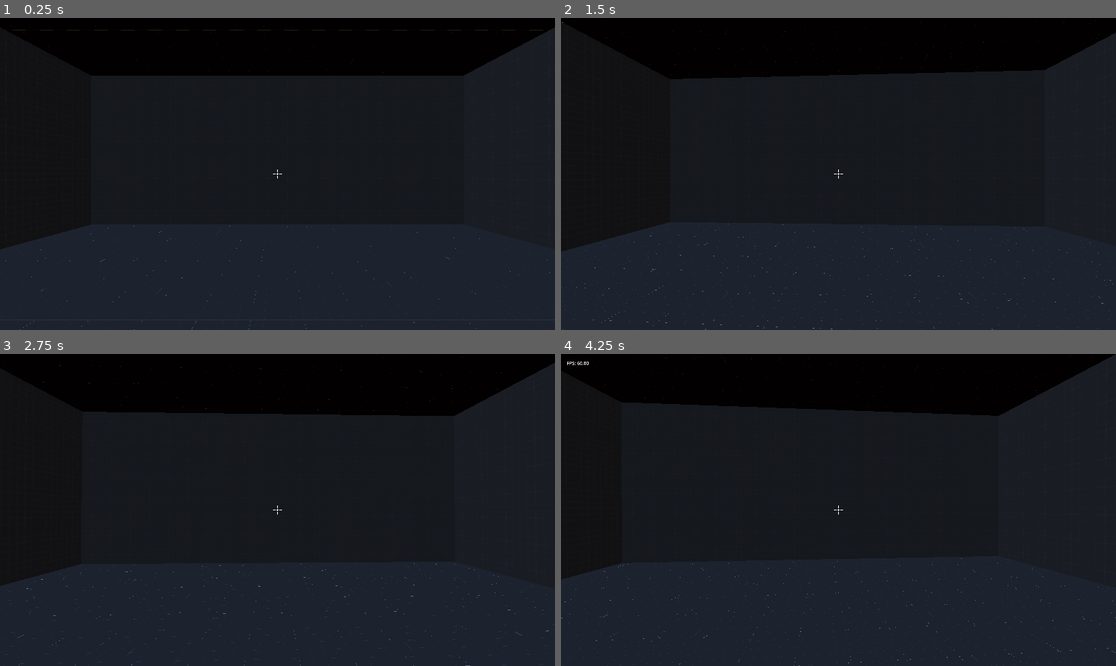
Above: before the commit, frames 1-4 (two rows, left to right).
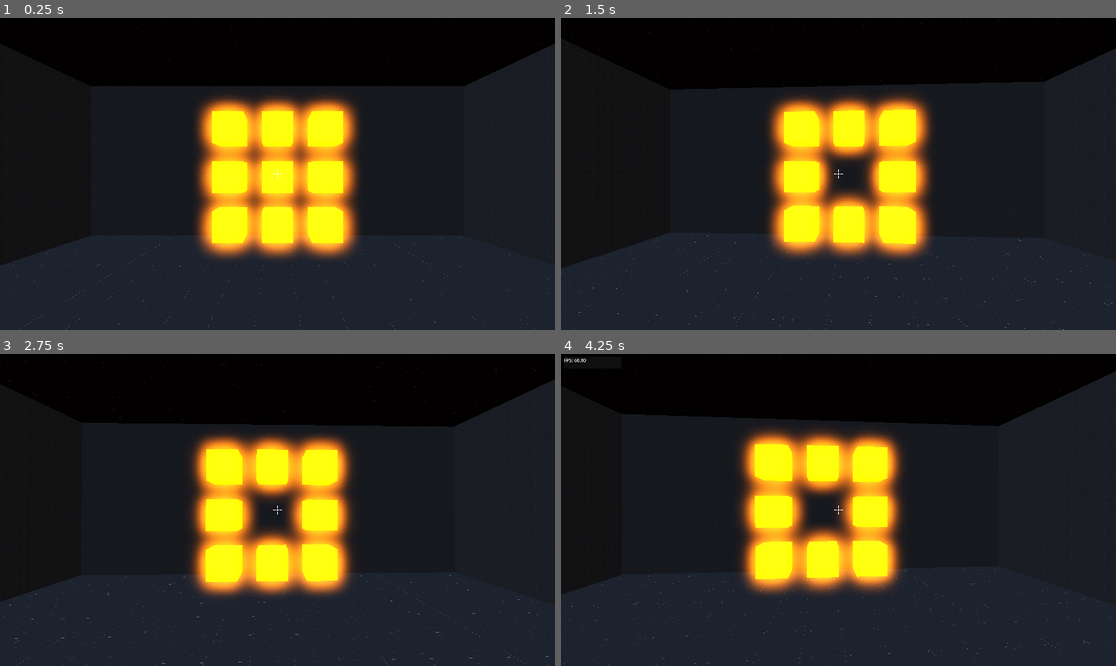
Above: after the commit, the same moments.

Repository: DETT28/Aim-Trainer
Game: Godot game, scene res://Scenes/level.tscn
The game is run twice, just before and just after one commit, with the same random seed, the same clock (stepped at 60 frames per second) and the same inputs.
Inputs (mouse positions are in pixels of both pictures, inside the frame that each line leads up to):
- Up to frame 1 (0.25 s): no input
- Up to frame 2 (1.5 s): tap Enter at 0.5 s; move the mouse to (866, 174) at 0.52 s; click (866, 174) at 0.6 s; tap Space at 1.25 s; move the mouse to (810, 174) at 1.27 s; click (810, 174) at 1.35 s
- Up to frame 3 (2.75 s): tap Enter at 2 s; move the mouse to (288, 503) at 2.02 s; click (288, 503) at 2.1 s
- Up to frame 4 (4.25 s): tap Space at 2.75 s; move the mouse to (832, 516) at 2.77 s; click (832, 516) at 2.85 s; tap Enter at 3.5 s; move the mouse to (877, 513) at 3.52 s; click (877, 513) at 3.6 s; tap 1 (debug) at 4.15 s

The runs differ from the first frame. In frame 1, 19% of the frame differs, in the area x 0-100%, y 0-100%; in frame 2, 18%; in frame 3, 18%; in frame 4, 18%.

Commit message:
Add files via upload

Diff:
--- /dev/null
+++ b/Scenes/block.tscn
@@ -0,0 +1,42 @@
+[gd_scene load_steps=8 format=3 uid="uid://83pmg135cse6"]
+
+[ext_resource type="Script" uid="uid://bj7pioqbk0c7w" path="res://Scripts/block.gd" id="1_ejx3s"]
+
+[sub_resource type="ProceduralSkyMaterial" id="ProceduralSkyMaterial_ejx3s"]
+sky_horizon_color = Color(0.662243, 0.671743, 0.686743, 1)
+ground_horizon_color = Color(0.662243, 0.671743, 0.686743, 1)
+
+[sub_resource type="Sky" id="Sky_8o1l4"]
+sky_material = SubResource("ProceduralSkyMaterial_ejx3s")
+
+[sub_resource type="Environment" id="Environment_c2iur"]
+background_mode = 2
+sky = SubResource("Sky_8o1l4")
+tonemap_mode = 2
+glow_enabled = true
+glow_normalized = true
+
+[sub_resource type="BoxShape3D" id="BoxShape3D_ejx3s"]
+
+[sub_resource type="BoxMesh" id="BoxMesh_8o1l4"]
+size = Vector3(0.5, 0.5, 0.5)
+
+[sub_resource type="StandardMaterial3D" id="StandardMaterial3D_ejx3s"]
+albedo_color = Color(0.704072, 0.310296, 0, 1)
+emission_enabled = true
+emission = Color(0.664289, 0.289209, 2.88785e-07, 1)
+emission_energy_multiplier = 5.38
+
+[node name="Block" type="CharacterBody3D" groups=["Enemy"]]
+script = ExtResource("1_ejx3s")
+
+[node name="WorldEnvironment" type="WorldEnvironment" parent="."]
+environment = SubResource("Environment_c2iur")
+
+[node name="CollisionShape3D" type="CollisionShape3D" parent="."]
+transform = Transform3D(0.5, 0, 0, 0, 0.5, 0, 0, 0, 0.5, 0, 0, 0)
+shape = SubResource("BoxShape3D_ejx3s")
+
+[node name="MeshInstance3D" type="MeshInstance3D" parent="."]
+mesh = SubResource("BoxMesh_8o1l4")
+surface_material_override/0 = SubResource("StandardMaterial3D_ejx3s")
--- /dev/null
+++ b/Scenes/block_grid.tscn
@@ -0,0 +1,31 @@
+[gd_scene load_steps=2 format=3 uid="uid://d35cwgdnqwrw5"]
+
+[ext_resource type="PackedScene" uid="uid://83pmg135cse6" path="res://Scenes/block.tscn" id="1_y8up4"]
+
+[node name="block_grid" type="Node3D"]
+
+[node name="Block" parent="." instance=ExtResource("1_y8up4")]
+
+[node name="Block2" parent="." instance=ExtResource("1_y8up4")]
+transform = Transform3D(1, 0, 0, 0, 1, 0, 0, 0, 1, 0.8, 0, 0)
+
+[node name="Block3" parent="." instance=ExtResource("1_y8up4")]
+transform = Transform3D(1, 0, 0, 0, 1, 0, 0, 0, 1, -0.8, 0, 0)
+
+[node name="Block4" parent="." instance=ExtResource("1_y8up4")]
+transform = Transform3D(1, 0, 0, 0, 1, 0, 0, 0, 1, 0, 0.8, 0)
+
+[node name="Block5" parent="." instance=ExtResource("1_y8up4")]
+transform = Transform3D(1, 0, 0, 0, 1, 0, 0, 0, 1, 0, -0.8, 0)
+
+[node name="Block6" parent="." instance=ExtResource("1_y8up4")]
+transform = Transform3D(1, 0, 0, 0, 1, 0, 0, 0, 1, 0.8, 0.8, 0)
+
+[node name="Block7" parent="." instance=ExtResource("1_y8up4")]
+transform = Transform3D(1, 0, 0, 0, 1, 0, 0, 0, 1, -0.8, 0.8, 0)
+
+[node name="Block8" parent="." instance=ExtResource("1_y8up4")]
+transform = Transform3D(1, 0, 0, 0, 1, 0, 0, 0, 1, 0.8, -0.8, 0)
+
+[node name="Block9" parent="." instance=ExtResource("1_y8up4")]
+transform = Transform3D(1, 0, 0, 0, 1, 0, 0, 0, 1, -0.8, -0.8, 0)
--- a/Scenes/level.tscn
+++ b/Scenes/level.tscn
@@ -1,7 +1,8 @@
-[gd_scene load_steps=10 format=3 uid="uid://dwqafnw6gfo42"]
+[gd_scene load_steps=11 format=3 uid="uid://dwqafnw6gfo42"]
 
 [ext_resource type="Texture2D" uid="uid://blff5kok1bpxt" path="res://Assets/Surface Textures/Dark/texture_02.png" id="1_2aeho"]
 [ext_resource type="PackedScene" uid="uid://ct0c01lqr7s8g" path="res://Scenes/player.tscn" id="2_83dl5"]
+[ext_resource type="PackedScene" uid="uid://d35cwgdnqwrw5" path="res://Scenes/block_grid.tscn" id="3_6phgx"]
 
 [sub_resource type="ProceduralSkyMaterial" id="ProceduralSkyMaterial_4xowi"]
 sky_horizon_color = Color(0.662243, 0.671743, 0.686743, 1)
@@ -73,4 +74,7 @@
 surface_material_override/0 = SubResource("StandardMaterial3D_tumq0")
 
 [node name="CharacterBody3D" parent="." instance=ExtResource("2_83dl5")]
-transform = Transform3D(1, 0, 0, 0, 1, 0, 0, 0, 1, 0, 1.10843, 0.552222)
+transform = Transform3D(1, 0, 0, 0, 1, 0, 0, 0, 1, 0, 1.4, 0.552)
+
+[node name="block_grid" parent="." instance=ExtResource("3_6phgx")]
+transform = Transform3D(1, 0, 0, 0, 1, 0, 0, 0, 1, 0, 1.6, -3)
--- a/Scenes/player.tscn
+++ b/Scenes/player.tscn
@@ -1,8 +1,7 @@
-[gd_scene load_steps=8 format=3 uid="uid://ct0c01lqr7s8g"]
+[gd_scene load_steps=7 format=3 uid="uid://ct0c01lqr7s8g"]
 
 [ext_resource type="Script" uid="uid://c6esu4qp7tvto" path="res://Scripts/player.gd" id="1_7cdx0"]
 [ext_resource type="Script" uid="uid://cu0w3afp7y8qd" path="res://Scripts/reticle.gd" id="2_cvnsp"]
-[ext_resource type="Theme" uid="uid://bxngqa0thlhww" path="res://themes/debug.tres" id="3_6t5aa"]
 [ext_resource type="Script" uid="uid://7dr0t0p2bjuh" path="res://Scripts/debug.gd" id="4_vgqql"]
 
 [sub_resource type="CapsuleShape3D" id="CapsuleShape3D_f60y1"]
@@ -31,6 +30,9 @@
 [node name="Camera3D" type="Camera3D" parent="CameraController"]
 transform = Transform3D(1, 0, 0, 0, 1, 0, 0, 0, 1, 0, 0.25, 0)
 fov = 74.0
+
+[node name="AimCast" type="RayCast3D" parent="CameraController/Camera3D"]
+target_position = Vector3(0, 0, -1000)
 
 [node name="ReflectionProbe" type="ReflectionProbe" parent="CameraController"]
 visible = false
@@ -79,7 +81,6 @@
 offset_top = 10.0
 offset_right = 210.0
 offset_bottom = 50.0
-theme = ExtResource("3_6t5aa")
 script = ExtResource("4_vgqql")
 
 [node name="MarginContainer" type="MarginContainer" parent="UserInterface/DebugPanel"]
--- /dev/null
+++ b/Scripts/block.gd
@@ -0,0 +1,10 @@
+extends CharacterBody3D
+
+var health = 150
+
+func _ready():
+	pass
+
+func _process(delta):
+	if health <= 0:
+		queue_free()
--- a/Scripts/player.gd
+++ b/Scripts/player.gd
@@ -3,7 +3,18 @@
 const SENSITIVITY = 1.36
 const SOURCE_ENGINE_SENS_MULTIPLIER =  0.00038397243458548043006658879114174
 
+var damage = 150
+
 @onready var camera = $CameraController/Camera3D
+@onready var aimcast = $CameraController/Camera3D/AimCast
+
+func _process(delta):
+	if Input.is_action_just_pressed("fire"):
+		if aimcast.is_colliding():
+			var target = aimcast.get_collider()
+			if target.is_in_group("Enemy"):
+				print("hit enemy")
+				target.health -= damage
 
 func _ready():
 	Input.mouse_mode = Input.MOUSE_MODE_CAPTURED
--- a/Themes/debug.tres
+++ b/Themes/debug.tres
@@ -1,10 +1,8 @@
-[gd_resource type="Theme" load_steps=2 format=3 uid="uid://bxngqa0thlhww"]
-
-[ext_resource type="StyleBox" uid="uid://bsrcn3npu8h7x" path="res://themes/new_style_box_flat.tres" id="1_fgj1c"]
+[gd_resource type="Theme" format=3 uid="uid://bxngqa0thlhww"]
 
 [resource]
 MarginContainer/constants/margin_bottom = 10
 MarginContainer/constants/margin_left = 10
 MarginContainer/constants/margin_right = 10
 MarginContainer/constants/margin_top = 10
-PanelContainer/styles/panel = ExtResource("1_fgj1c")
+PanelContainer/styles/panel = null
--- a/project.godot
+++ b/project.godot
@@ -22,6 +22,10 @@
 window/size/mode=2
 window/vsync/vsync_mode=0
 
+[global_group]
+
+Enemy=""
+
 [input]
 
 debug={
@@ -29,6 +33,11 @@
 "events": [Object(InputEventKey,"resource_local_to_scene":false,"resource_name":"","device":-1,"window_id":0,"alt_press …(191 unchanged characters)…
 ]
 }
+fire={
+"deadzone": 0.2,
+"events": [Object(InputEventMouseButton,"resource_local_to_scene":false,"resource_name":"","device":-1,"window_id":0,"alt_pressed":false,"shift_pressed":false,"ctrl_pressed":false,"meta_pressed":false,"button_mask":1,"position":Vector2(452, 14),"global_position":Vector2(461, 62),"factor":1.0,"button_index":1,"canceled":false,"pressed":true,"double_click":false,"script":null)
+]
+}
 
 [rendering]
 
Not shown, added: Scripts/block.gd.uid
